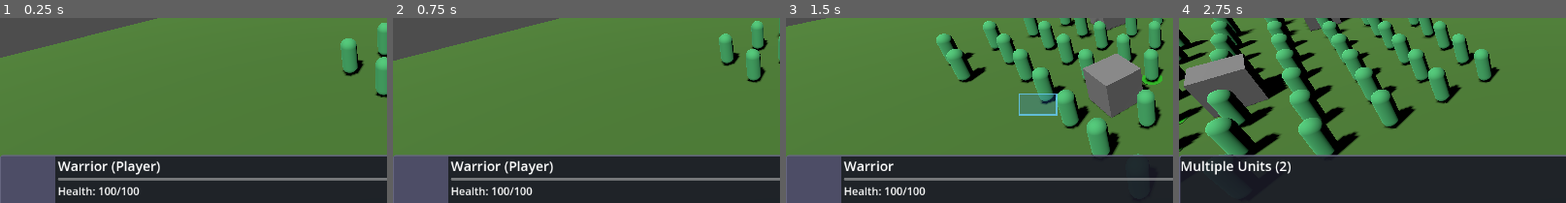
Above: before the commit, frames 1-4 (left to right).
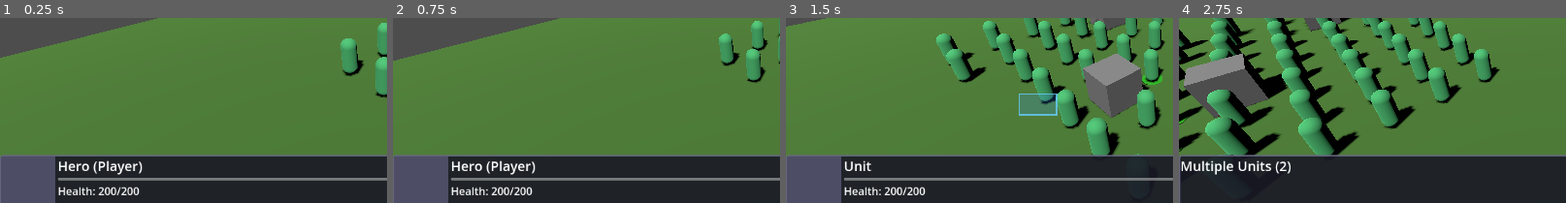
Above: after the commit, the same moments.

Repository: Panix-Develop/godot-rpg
Game: Godot game, scene res://scenes/world.tscn
Two runs of this game, one before a commit and one after it. Both use one fixed random seed, a clock stepped at 60 frames per second and the inputs below.
Inputs (mouse positions are % of the whole screen's width and height, from its top left):
- Up to frame 1 (0.25 s): no input
- Up to frame 2 (0.75 s): tap Enter at 0.5 s; move the mouse to (72, 35) at 0.52 s; hold Right (ui_right) from 0.53 s (still down); tap Mouse wheel down (scroll_down) at 0.6 s; click (72, 35) at 0.67 s
- Up to frame 3 (1.5 s): release Right (ui_right) at 1.25 s; drag from (30, 47) to (45, 65) at 1.27 s
- Up to frame 4 (2.75 s): move the mouse to (60, 15) at 2.02 s; hold Right (ui_right) from 2.03 s (still down); hold Shift from 2.03 s (still down)
The pictures show only the part of the screen within x 0-50%, y 27-77%; the shares and areas given below are measured in that part.

The runs differ from the first frame. In frame 1, 1.1% of the frame differs, in the area x 14-42%, y 76-96%; in frame 2, 1.1%; in frame 3, 0.5%; in frame 4, nothing differs.

Commit message:
feat(stats): Implement stats and leveling system
- Add 6 core stats: STR, CON, DEX, AGI, INT, WIS (base 10)
- Add base_damage, base_armor, base_health properties
- Implement derived stats: attack_damage, armor, max_health
- Add leveling system with experience (player only) and level (all units)
- Level up grants 5 unspent stat points
- Add signals for level_up and stat_changed
- Implement scale_npc_stats() for automatic NPC stat scaling
- Add add_stat() method for manual stat modification
- Update get_unit_info() to include all stats and level data

Diff:
--- a/scripts/units/rts_unit.gd
+++ b/scripts/units/rts_unit.gd
@@ -14,6 +14,30 @@
 @export var move_speed: float = 5.0
 @export var rotation_speed: float = 10.0  # Degrees per frame for smooth rotation
 
+# Base stats for damage/armor calculations
+@export var base_damage: int = 5
+@export var base_armor: int = 0
+@export var base_health: int = 100
+
+# Core stats
+var stats = {
+	"strength": 10,
+	"constitution": 10,
+	"dexterity": 10,
+	"agility": 10,
+	"intelligence": 10,
+	"wisdom": 10
+}
+
+# Leveling system
+@export var level: int = 1
+var experience: int = 0
+var unspent_stat_points: int = 0
+
+# Signals
+signal level_up(new_level: int)
+signal stat_changed(stat_name: String, new_value: int)
+
 var current_health: float
 var is_selected: bool = false
 var target_position: Vector3
@@ -23,7 +47,12 @@
 @onready var mesh_instance = $MeshInstance3D
 
 func _ready():
-	current_health = max_health
+	# Scale NPC stats if not player-controlled
+	if not is_player_controlled():
+		scale_npc_stats()
+
+	current_health = get_max_health()
+	max_health = get_max_health()  # Update export var for display
 	add_to_group("unit")  # Add to unit group for selection detection
 	# Add to type-specific group for classification
 	add_to_group("unit_" + unit_type.to_lower())
@@ -103,7 +132,72 @@
 
 func get_unit_info() -> Dictionary:
 	return {
-		"name": unit_name,
+		"name": display_name if display_name else unit_name,
 		"health": current_health,
-		"max_health": max_health
+		"max_health": get_max_health(),
+		"level": level,
+		"experience": experience,
+		"experience_to_next": get_experience_to_next_level(),
+		"stats": stats.duplicate(),
+		"attack_damage": get_attack_damage(),
+		"armor": get_armor(),
+		"unspent_points": unspent_stat_points
 	}
+
+# Derived stat calculations
+func get_attack_damage() -> int:
+	return base_damage + (stats.strength * 2)
+
+func get_armor() -> int:
+	return base_armor + stats.dexterity
+
+func get_max_health() -> int:
+	return base_health + (stats.constitution * 10)
+
+func get_experience_to_next_level() -> int:
+	return level * 100
+
+# Leveling system
+func is_player_controlled() -> bool:
+	return is_in_group("unit_player")
+
+func add_experience(amount: int):
+	if not is_player_controlled():
+		return  # Only player units gain experience
+
+	experience += amount
+
+	# Check for level up
+	while experience >= get_experience_to_next_level():
+		experience -= get_experience_to_next_level()
+		level_up_unit()
+
+func level_up_unit():
+	level += 1
+	unspent_stat_points += 5
+
+	# Recalculate health based on new max
+	var health_percent = current_health / max_health if max_health > 0 else 1.0
+	max_health = get_max_health()
+	current_health = max_health * health_percent
+
+	level_up.emit(level)
+
+func scale_npc_stats():
+	"""Scale NPC stats based on level for non-player units."""
+	if level > 1:
+		for stat_name in stats.keys():
+			stats[stat_name] = 10 + (level * 2)
+
+func add_stat(stat_name: String, amount: int):
+	"""Add points to a specific stat."""
+	if stat_name in stats:
+		stats[stat_name] += amount
+		stats[stat_name] = clamp(stats[stat_name], 1, 999)
+
+		# Update derived stats
+		max_health = get_max_health()
+		if current_health > max_health:
+			current_health = max_health
+
+		stat_changed.emit(stat_name, stats[stat_name])
Not shown, added: .tasks/notes.md
Not shown, changed: .tasks/tasks-hud-expansion-and-bug-fixes.md
